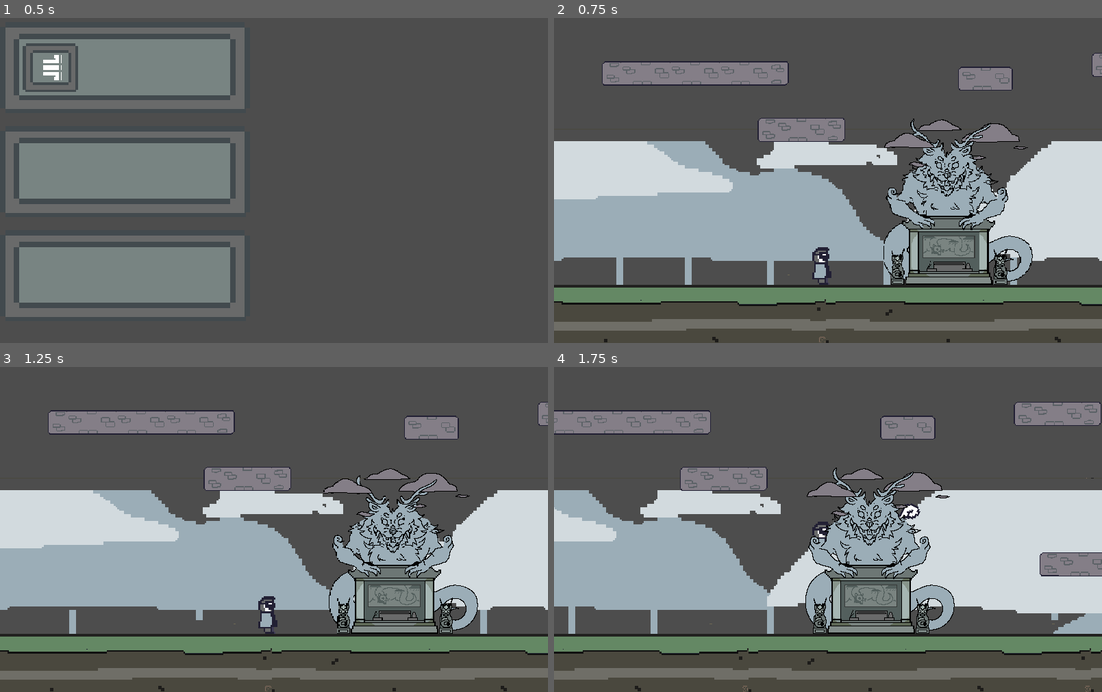
Above: before the commit, frames 1-4 (two rows, left to right).
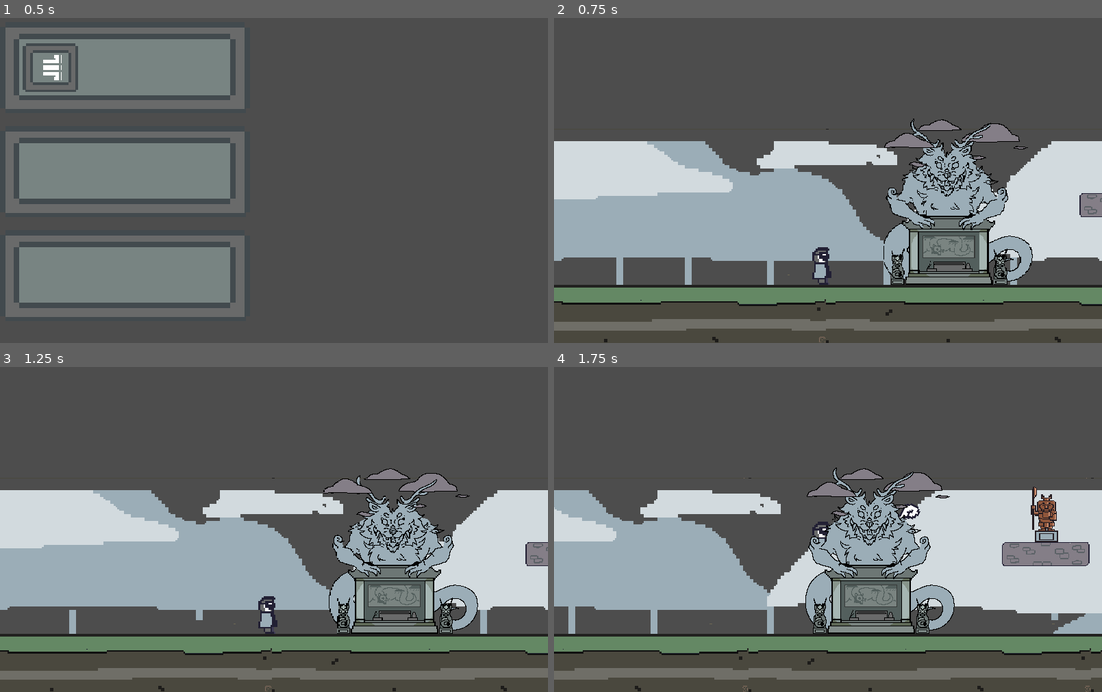
Above: after the commit, the same moments.

Repository: RobChiocchio/godot-wild-jam-58
Game: Godot game, scene res://scenes/main.tscn
The game is run twice, just before and just after one commit, with the same random seed, the same clock (stepped at 60 frames per second) and the same inputs.
Inputs (mouse positions are in pixels of both pictures, inside the frame that each line leads up to):
- Up to frame 1 (0.5 s): no input
- Up to frame 2 (0.75 s): click (680, 66) at 0.5 s
- Up to frame 3 (1.25 s): no input
- Up to frame 4 (1.75 s): move the mouse to (948, 503) at 1.27 s; press the mouse at (948, 503) at 1.28 s; hold D (move_right) from 1.28 s (still down); tap W (jump) at 1.52 s

Frame 1 is identical in both runs. In frame 2, 4.9% of the frame differs, in the area x 8-100%, y 10-62%; in frame 3, 4.9%; in frame 4, 7.2%, in the area x 0-100%, y 10-65%.

Commit message:
Setup level 1

Diff:
--- a/scenes/levels/level_1.tscn
+++ b/scenes/levels/level_1.tscn
@@ -1,13 +1,12 @@
-[gd_scene load_steps=12 format=3 uid="uid://cnow13kolhkvy"]
+[gd_scene load_steps=11 format=3 uid="uid://f78um2elq20g"]
 
-[ext_resource type="Script" path="res://scripts/camera.gd" id="1_pqg03"]
-[ext_resource type="PackedScene" uid="uid://xcfais7p0tc6" path="res://scenes/player.tscn" id="1_vsfvg"]
-[ext_resource type="PackedScene" uid="uid://b3d70o2bi138d" path="res://scenes/background.tscn" id="1_x2s2y"]
-[ext_resource type="PackedScene" uid="uid://3dhenop7fhd1" path="res://scenes/platforms/platform_medium.tscn" id="2_mt0t2"]
-[ext_resource type="PackedScene" uid="uid://bh5ugrliwtmai" path="res://scenes/platforms/platform.tscn" id="3_hldab"]
-[ext_resource type="PackedScene" uid="uid://rinhfn2fhyk4" path="res://scenes/platforms/platform_small.tscn" id="4_0bktw"]
-[ext_resource type="Texture2D" uid="uid://wet3huxrbycm" path="res://assets/ground/dragonground.png" id="5_566sq"]
-[ext_resource type="PackedScene" uid="uid://dx0qn1r8fb3xc" path="res://scenes/shrines/dragon_god.tscn" id="8_gi1gf"]
+[ext_resource type="PackedScene" uid="uid://b3d70o2bi138d" path="res://scenes/background.tscn" id="1_fwook"]
+[ext_resource type="PackedScene" uid="uid://bh5ugrliwtmai" path="res://scenes/platforms/platform.tscn" id="2_p2slm"]
+[ext_resource type="Texture2D" uid="uid://wet3huxrbycm" path="res://assets/ground/dragonground.png" id="4_l4oue"]
+[ext_resource type="PackedScene" uid="uid://xcfais7p0tc6" path="res://scenes/player.tscn" id="5_inpm2"]
+[ext_resource type="Script" path="res://scripts/camera.gd" id="6_pkb0a"]
+[ext_resource type="PackedScene" uid="uid://dx0qn1r8fb3xc" path="res://scenes/shrines/dragon_god.tscn" id="7_ec31i"]
+[ext_resource type="PackedScene" uid="uid://dguud3s11hn3b" path="res://scenes/statues/metal_statue.tscn" id="7_l5us2"]
 
 [sub_resource type="PhysicsMaterial" id="PhysicsMaterial_q2ma6"]
 friction = 0.8
@@ -18,26 +17,14 @@
 
 [node name="level_3" type="Node2D"]
 
-[node name="Background" parent="." instance=ExtResource("1_x2s2y")]
+[node name="Background" parent="." instance=ExtResource("1_fwook")]
 offset = Vector2(0, 0)
 transform = Transform2D(0.25, 0, 0, 0.25, 0, 0)
 
 [node name="Node" type="Node" parent="."]
 
-[node name="medium_platform" parent="Node" instance=ExtResource("2_mt0t2")]
-position = Vector2(-132, -131)
-
-[node name="platform" parent="Node" instance=ExtResource("3_hldab")]
-position = Vector2(-40, -98)
-
-[node name="small_platform" parent="Node" instance=ExtResource("4_0bktw")]
-position = Vector2(76, -128)
-
-[node name="platform2" parent="Node" instance=ExtResource("3_hldab")]
-position = Vector2(155, -136)
-
-[node name="platform3" parent="Node" instance=ExtResource("3_hldab")]
-position = Vector2(170, -48)
+[node name="platform" parent="Node" instance=ExtResource("2_p2slm")]
+position = Vector2(148, -54)
 
 [node name="Ground" type="StaticBody2D" parent="."]
 physics_material_override = SubResource("PhysicsMaterial_q2ma6")
@@ -58,18 +45,21 @@
 grow_horizontal = 2
 grow_vertical = 2
 scale = Vector2(0.25, 0.25)
-texture = ExtResource("5_566sq")
+texture = ExtResource("4_l4oue")
 stretch_mode = 1
 
-[node name="Player" parent="." instance=ExtResource("1_vsfvg")]
+[node name="Player" parent="." instance=ExtResource("5_inpm2")]
 position = Vector2(1, -11)
 
 [node name="Camera2D" type="Camera2D" parent="."]
 position = Vector2(0, -66)
 zoom = Vector2(4, 4)
 position_smoothing_speed = 20.0
-script = ExtResource("1_pqg03")
+script = ExtResource("6_pkb0a")
 
-[node name="dragon_god" parent="." instance=ExtResource("8_gi1gf")]
+[node name="dragon_god" parent="." instance=ExtResource("7_ec31i")]
 position = Vector2(72, 0)
 scale = Vector2(0.4, 0.4)
+
+[node name="Statue" parent="." instance=ExtResource("7_l5us2")]
+position = Vector2(174, -65)
